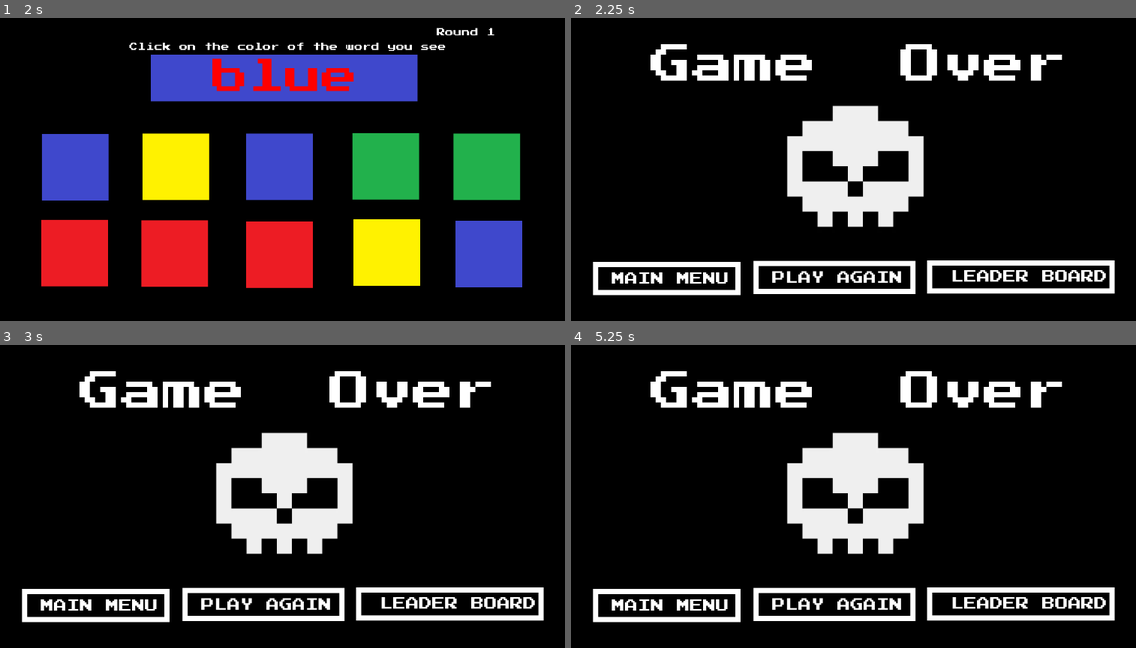
Above: before the commit, frames 1-4 (two rows, left to right).
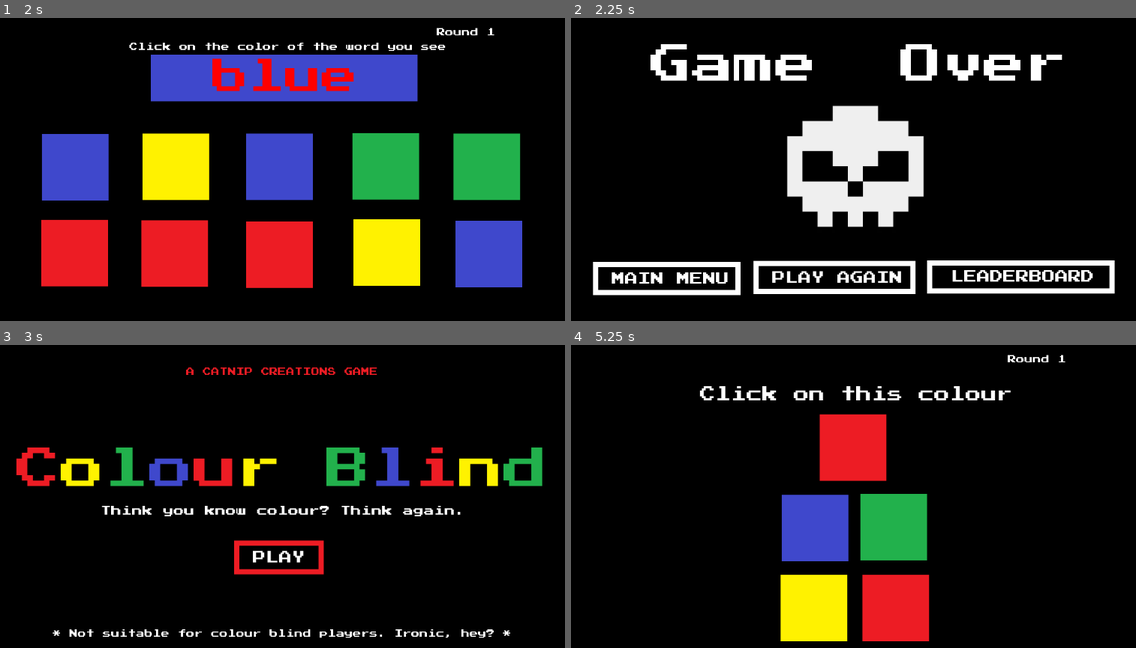
Above: after the commit, the same moments.

Repository: kwrightsk/game-jam-january-2026
Game: Godot game, scene res://Scenes/title_screen.tscn
Same seed, same stepped clock (60 frames per second), same inputs: the game is played once before the commit and once after it.
Inputs (mouse positions are in pixels of both pictures, inside the frame that each line leads up to):
- Up to frame 1 (2 s): click "PLAY" at 0.5 s; tap Enter at 1.25 s; move the mouse to (282, 78) at 1.27 s; press the mouse at (282, 78) at 1.28 s
- Up to frame 2 (2.25 s): tap Space at 2 s; move the mouse to (644, 166) at 2.02 s; release the mouse at (644, 166) at 2.03 s; click (644, 166) at 2.1 s
- Up to frame 3 (3 s): click "MAIN MENU" at 2.75 s
- Up to frame 4 (5.25 s): click (972, 605) at 3.5 s, where only the run before the commit has a clickable "LEADER BOARD"; click (859, 626) at 4.25 s, where only the run before the commit has a clickable "BACK"; click (847, 557) at 5 s, where only the run after the commit has a clickable "PLAY"

Frame 1 is identical in both runs. In frame 2, 0.3% of the frame differs, in the area x 81-95%, y 83-88%; in frame 3, 21%; in frame 4, 23%, in the area x 3-97%, y 3-98%.

Commit message:
coloring for the buttons completed in game over

Diff:
--- a/Scenes/game-over-screen.tscn
+++ b/Scenes/game-over-screen.tscn
@@ -1,9 +1,8 @@
-[gd_scene load_steps=6 format=3 uid="uid://b46ftpomv0jk8"]
+[gd_scene load_steps=9 format=3 uid="uid://b46ftpomv0jk8"]
 
 [ext_resource type="Script" path="res://scripts/game_over_screen.gd" id="1_lfbmt"]
 [ext_resource type="Texture2D" uid="uid://ba6mo6y6urtm7" path="res://assets/shirt-1671181932-5abe8617e0731d1ab2d8b2f6a6602d1e.webp" id="2_7eqmw"]
 [ext_resource type="FontFile" uid="uid://boafiido6lxpb" path="res://assets/PressStart2P.ttf" id="3_f5e0u"]
-[ext_resource type="PackedScene" uid="uid://qh5j8imflq6k" path="res://Scenes/paintbrush_cursor.tscn" id="4_yg52f"]
 
 [sub_resource type="CanvasTexture" id="CanvasTexture_8bfl2"]
 
@@ -16,12 +15,28 @@
 border_color = Color(1, 1, 1, 1)
 
 [sub_resource type="StyleBoxFlat" id="StyleBoxFlat_43si1"]
-bg_color = Color(0.6, 0.6, 0.6, 0)
-border_width_left = 10
-border_width_top = 10
-border_width_right = 10
-border_width_bottom = 10
-border_color = Color(1, 0, 0.2, 1)
+bg_color = Color(0.247059, 0.282353, 0.8, 0.490196)
+border_width_left = 10
+border_width_top = 10
+border_width_right = 10
+border_width_bottom = 10
+border_color = Color(0.247059, 0.282353, 0.8, 1)
+
+[sub_resource type="StyleBoxFlat" id="StyleBoxFlat_xaebr"]
+bg_color = Color(0.929412, 0.109804, 0.145098, 0.490196)
+border_width_left = 10
+border_width_top = 10
+border_width_right = 10
+border_width_bottom = 10
+border_color = Color(0.929412, 0.109804, 0.145098, 1)
+
+[sub_resource type="StyleBoxFlat" id="StyleBoxFlat_sgpr7"]
+bg_color = Color(0.133333, 0.694118, 0.298039, 0.490196)
+border_width_left = 10
+border_width_top = 10
+border_width_right = 10
+border_width_bottom = 10
+border_color = Color(0.133333, 0.694118, 0.298039, 1)
 
 [node name="Game-over-screen" type="Node2D"]
 script = ExtResource("1_lfbmt")
@@ -84,35 +99,6 @@
 mouse_filter = 1
 texture_hover = SubResource("CanvasTexture_8bfl2")
 
-[node name="Panel" type="Panel" parent="MainMenuButton"]
-layout_mode = 1
-anchors_preset = -1
-anchor_left = -3.412
-anchor_top = -2.669
-anchor_right = -3.412
-anchor_bottom = -2.669
-offset_left = 583.452
-offset_top = 173.485
-offset_right = 866.452
-offset_bottom = 237.485
-mouse_filter = 1
-theme_override_styles/panel = SubResource("StyleBoxFlat_1fduq")
-
-[node name="HoverMainMenu" type="Panel" parent="MainMenuButton"]
-visible = false
-layout_mode = 1
-anchors_preset = -1
-anchor_left = -3.412
-anchor_top = -2.669
-anchor_right = -3.412
-anchor_bottom = -2.669
-offset_left = 583.452
-offset_top = 173.485
-offset_right = 866.452
-offset_bottom = 237.485
-mouse_filter = 1
-theme_override_styles/panel = SubResource("StyleBoxFlat_43si1")
-
 [node name="RichTextLabel4" type="RichTextLabel" parent="MainMenuButton"]
 texture_filter = 1
 layout_mode = 1
@@ -130,6 +116,35 @@
 theme_override_fonts/normal_font = ExtResource("3_f5e0u")
 theme_override_font_sizes/normal_font_size = 25
 text = "MAIN MENU"
+
+[node name="Panel" type="Panel" parent="MainMenuButton"]
+layout_mode = 1
+anchors_preset = -1
+anchor_left = -3.412
+anchor_top = -2.669
+anchor_right = -3.412
+anchor_bottom = -2.669
+offset_left = 583.452
+offset_top = 173.485
+offset_right = 866.452
+offset_bottom = 237.485
+mouse_filter = 1
+theme_override_styles/panel = SubResource("StyleBoxFlat_1fduq")
+
+[node name="HoverMainMenu" type="Panel" parent="MainMenuButton"]
+visible = false
+layout_mode = 1
+anchors_preset = -1
+anchor_left = -3.412
+anchor_top = -2.669
+anchor_right = -3.412
+anchor_bottom = -2.669
+offset_left = 583.452
+offset_top = 173.485
+offset_right = 866.452
+offset_bottom = 237.485
+mouse_filter = 1
+theme_override_styles/panel = SubResource("StyleBoxFlat_43si1")
 
 [node name="PlayAgainButton" type="TextureButton" parent="."]
 offset_left = 382.0
@@ -138,35 +153,6 @@
 offset_bottom = 567.0
 mouse_filter = 1
 
-[node name="Panel" type="Panel" parent="PlayAgainButton"]
-layout_mode = 1
-anchors_preset = -1
-anchor_left = -3.412
-anchor_top = -2.669
-anchor_right = -3.412
-anchor_bottom = -2.669
-offset_left = 583.452
-offset_top = 173.485
-offset_right = 894.452
-offset_bottom = 237.485
-mouse_filter = 1
-theme_override_styles/panel = SubResource("StyleBoxFlat_1fduq")
-
-[node name="HoverPlayAgain" type="Panel" parent="PlayAgainButton"]
-visible = false
-layout_mode = 1
-anchors_preset = -1
-anchor_left = -3.412
-anchor_top = -2.669
-anchor_right = -3.412
-anchor_bottom = -2.669
-offset_left = 583.452
-offset_top = 173.485
-offset_right = 894.452
-offset_bottom = 237.485
-mouse_filter = 1
-theme_override_styles/panel = SubResource("StyleBoxFlat_43si1")
-
 [node name="RichTextLabel4" type="RichTextLabel" parent="PlayAgainButton"]
 texture_filter = 1
 layout_mode = 1
@@ -184,6 +170,35 @@
 theme_override_fonts/normal_font = ExtResource("3_f5e0u")
 theme_override_font_sizes/normal_font_size = 25
 text = "PLAY AGAIN"
+
+[node name="Panel" type="Panel" parent="PlayAgainButton"]
+layout_mode = 1
+anchors_preset = -1
+anchor_left = -3.412
+anchor_top = -2.669
+anchor_right = -3.412
+anchor_bottom = -2.669
+offset_left = 583.452
+offset_top = 173.485
+offset_right = 894.452
+offset_bottom = 237.485
+mouse_filter = 1
+theme_override_styles/panel = SubResource("StyleBoxFlat_1fduq")
+
+[node name="HoverPlayAgain" type="Panel" parent="PlayAgainButton"]
+visible = false
+layout_mode = 1
+anchors_preset = -1
+anchor_left = -3.412
+anchor_top = -2.669
+anchor_right = -3.412
+anchor_bottom = -2.669
+offset_left = 583.452
+offset_top = 173.485
+offset_right = 894.452
+offset_bottom = 237.485
+mouse_filter = 1
+theme_override_styles/panel = SubResource("StyleBoxFlat_xaebr")
 
 [node name="LeaderBoardButton" type="TextureButton" parent="."]
 offset_left = 715.0
@@ -192,35 +207,6 @@
 offset_bottom = 566.0
 mouse_filter = 1
 
-[node name="Panel" type="Panel" parent="LeaderBoardButton"]
-layout_mode = 1
-anchors_preset = -1
-anchor_left = -3.412
-anchor_top = -2.669
-anchor_right = -3.412
-anchor_bottom = -2.669
-offset_left = 583.452
-offset_top = 173.485
-offset_right = 943.452
-offset_bottom = 237.485
-mouse_filter = 1
-theme_override_styles/panel = SubResource("StyleBoxFlat_1fduq")
-
-[node name="HoverLeaderBoard" type="Panel" parent="LeaderBoardButton"]
-visible = false
-layout_mode = 1
-anchors_preset = -1
-anchor_left = -3.412
-anchor_top = -2.669
-anchor_right = -3.412
-anchor_bottom = -2.669
-offset_left = 583.452
-offset_top = 173.485
-offset_right = 943.452
-offset_bottom = 237.485
-mouse_filter = 1
-theme_override_styles/panel = SubResource("StyleBoxFlat_43si1")
-
 [node name="RichTextLabel4" type="RichTextLabel" parent="LeaderBoardButton"]
 texture_filter = 1
 layout_mode = 1
@@ -229,10 +215,6 @@
 anchor_top = 0.5
 anchor_right = 0.5
 anchor_bottom = 0.5
-offset_left = -49.5
-offset_top = -12.5
-offset_right = 271.5
-offset_bottom = 12.5
 offset_left = -39.5
 offset_top = -13.5
 offset_right = 281.5
@@ -241,7 +223,7 @@
 grow_vertical = 2
 theme_override_fonts/normal_font = ExtResource("3_f5e0u")
 theme_override_font_sizes/normal_font_size = 25
-text = "LEADER BOARD"
+text = "LEADERBOARD"
 
 [node name="Panel" type="Panel" parent="LeaderBoardButton"]
 layout_mode = 1
@@ -256,10 +238,28 @@
 offset_bottom = 237.485
 mouse_filter = 1
 theme_override_styles/panel = SubResource("StyleBoxFlat_1fduq")
-text = "LEADERBOARD"
+
+[node name="HoverLeaderBoard" type="Panel" parent="LeaderBoardButton"]
+visible = false
+layout_mode = 1
+anchors_preset = -1
+anchor_left = -3.412
+anchor_top = -2.669
+anchor_right = -3.412
+anchor_bottom = -2.669
+offset_left = 583.452
+offset_top = 173.485
+offset_right = 943.452
+offset_bottom = 237.485
+mouse_filter = 1
+theme_override_styles/panel = SubResource("StyleBoxFlat_sgpr7")
 
 [connection signal="mouse_entered" from="MainMenuButton" to="." method="_on_main_menu_button_mouse_entered"]
 [connection signal="mouse_exited" from="MainMenuButton" to="." method="_on_main_menu_button_mouse_exited"]
 [connection signal="pressed" from="MainMenuButton" to="." method="_on_main_menu_button_pressed"]
+[connection signal="mouse_entered" from="PlayAgainButton" to="." method="_on_play_again_button_mouse_entered"]
+[connection signal="mouse_exited" from="PlayAgainButton" to="." method="_on_play_again_button_mouse_exited"]
 [connection signal="pressed" from="PlayAgainButton" to="." method="_on_play_again_button_pressed"]
+[connection signal="mouse_entered" from="LeaderBoardButton" to="." method="_on_leader_board_button_mouse_entered"]
+[connection signal="mouse_exited" from="LeaderBoardButton" to="." method="_on_leader_board_button_mouse_exited"]
 [connection signal="pressed" from="LeaderBoardButton" to="." method="_on_leader_board_button_pressed"]
--- a/scripts/game_over_screen.gd
+++ b/scripts/game_over_screen.gd
@@ -31,3 +31,15 @@
 
 func _on_main_menu_button_mouse_exited() -> void:
 	hover_main_menu.visible = false
+
+func _on_play_again_button_mouse_entered() -> void:
+	hover_play_again.visible = true
+
+func _on_play_again_button_mouse_exited() -> void:
+	hover_play_again.visible = false
+
+func _on_leader_board_button_mouse_entered() -> void:
+	hover_leaderboard.visible = true
+
+func _on_leader_board_button_mouse_exited() -> void:
+	hover_leaderboard.visible = false
